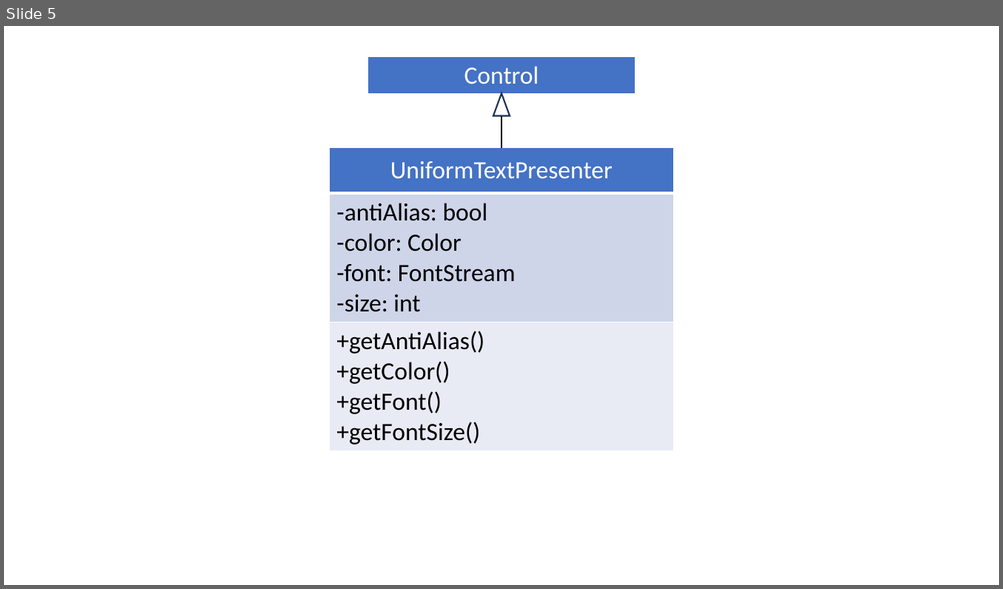
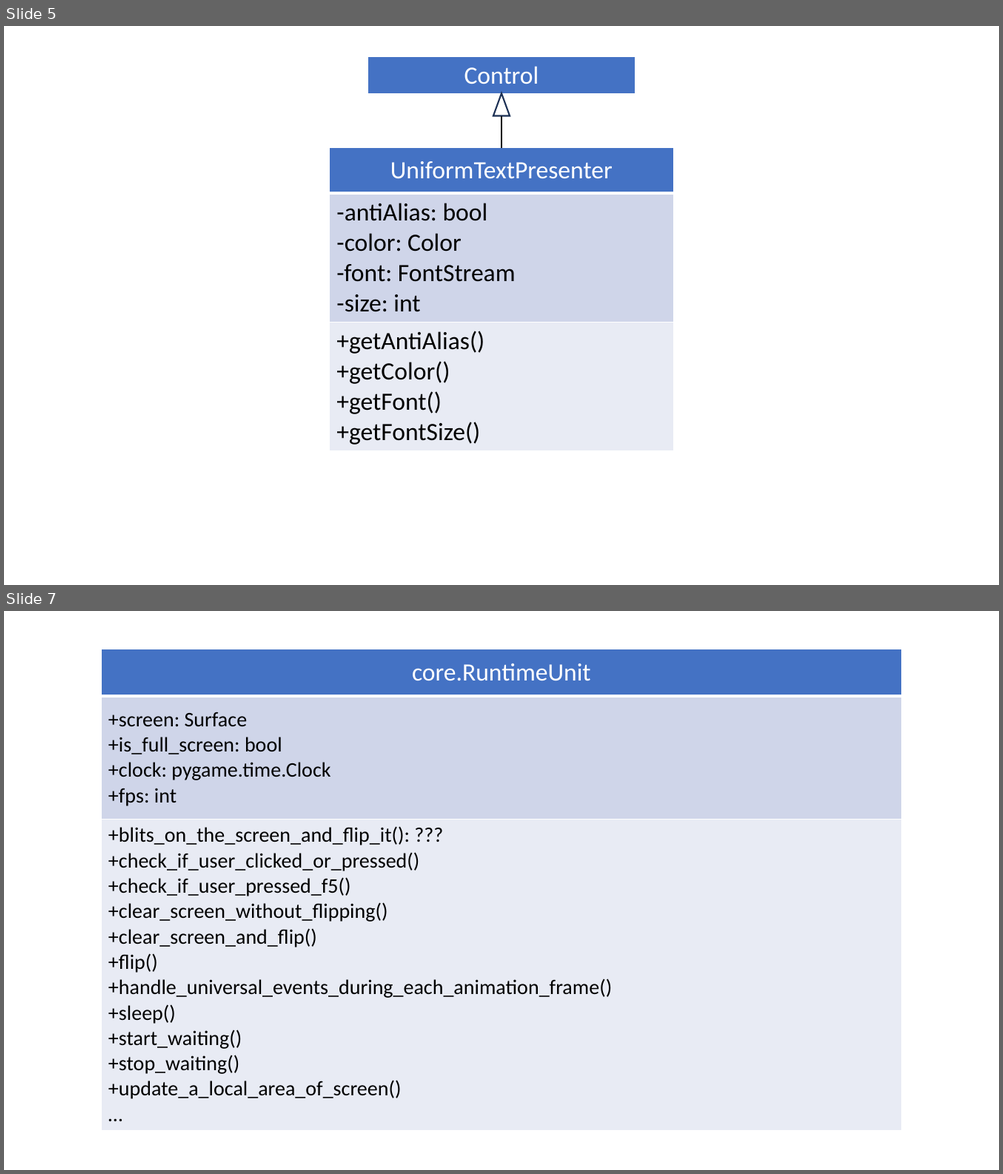
Before and after one commit to wertolf/vocabulary-builder, a slide deck: documentation/diagrams.pptx. Shown one above the other, each under a label of ours: slide 5 before the commit, slides 5 and 7 after it; the slides between them are not shown. The pictures are 1003x589 and 1003x1174 pixels, drawn with LibreOffice and Linux fonts; fonts in the diff are those of the drawing. Boxes give left, top, right and bottom in pixels: in the first picture for what was removed or moved away, otherwise in the second. Text is boxed around its words. In the diff, an @@ line names an element or a change of style, - is before the commit and + after.

```diff
--- a/documentation/diagrams.pptx
+++ b/documentation/diagrams.pptx
@@ slide 7 added at <box>4,611,999,1170</box>, background #FFFFFF @@
@@ table added at <box>101,649,902,1125</box>, 3 rows, 1 columns @@
+core.RuntimeUnit
++screen: Surface / +is_full_screen: bool / +clock: pygame.time.Clock / +fps: int
++blits_on_the_screen_and_flip_it(): ??? / +check_if_user_clicked_or_pressed() / +check_if_user_pressed_f5() / +clear_screen_without_flipping() / +clear_screen_and_flip() / +flip() / +handle_universal_events_during_each_animation_frame() / +sleep() / +start_waiting() / +stop_waiting() / +update_a_local_area_of_screen() / …
```
Also in this commit, not shown: 1 slide changed, 1 other slide added, 1 slide removed, 9 other files.
